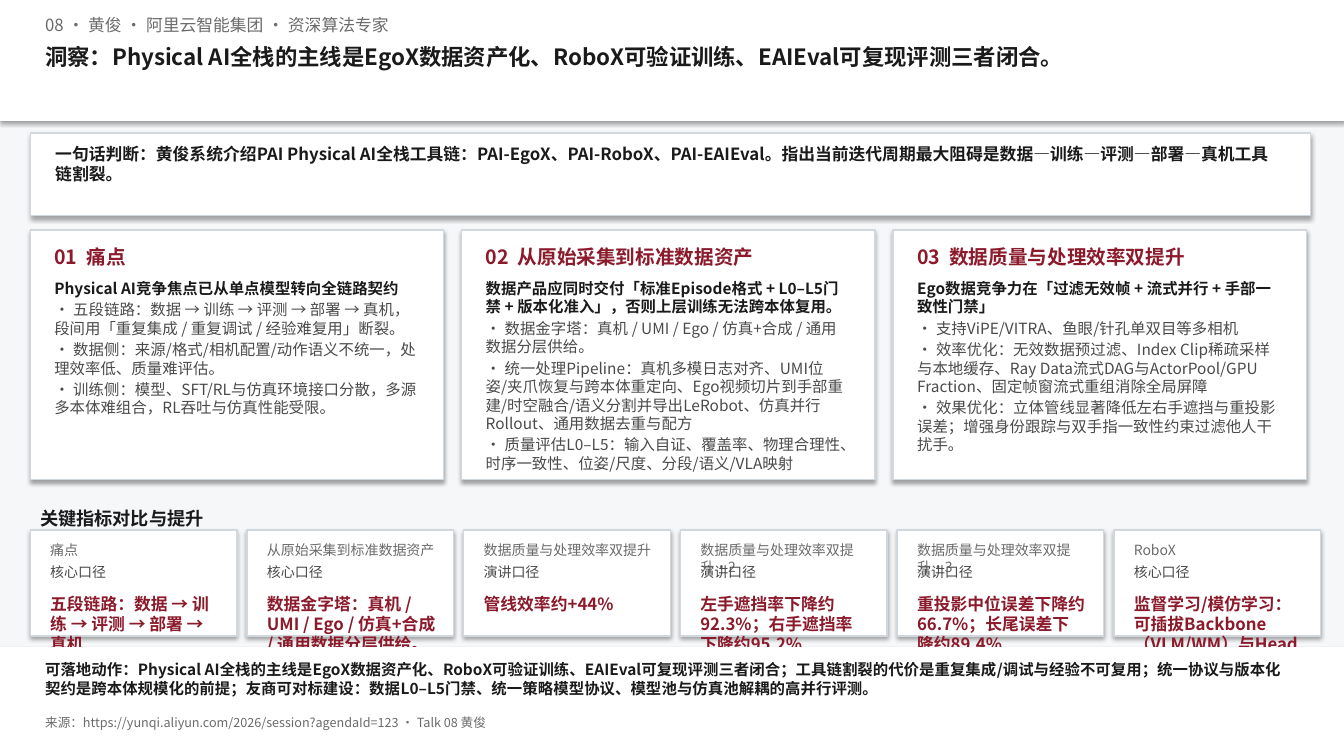
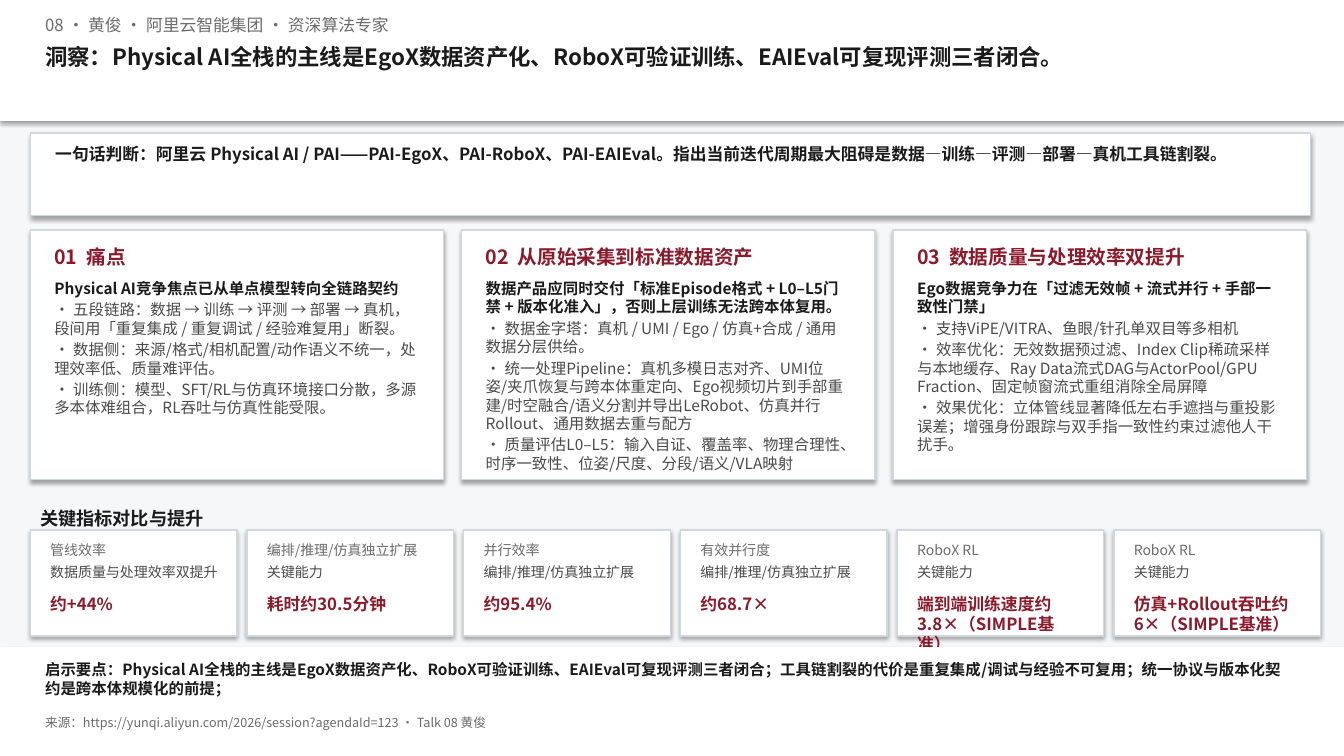
Before and after one commit to Annie-Summer/Kthena, a slide deck: slide 1 of yunqi-2026-pai-forum/docs/洞察一页-08-从数据到真机：PAI Physical AI全栈开发工具.pptx. Drawn at 1344x756 pixels with LibreOffice and Linux fonts; fonts in the diff are those of the drawing. Boxes give left, top, right and bottom in pixels: in the first picture for what was removed or moved away, otherwise in the second. Text is boxed around its words. In the diff, an @@ line names an element or a change of style, - is before the commit and + after.

```diff
--- a/yunqi-2026-pai-forum/docs/洞察一页-08-从数据到真机：PAI Physical AI全栈开发工具.pptx
+++ b/yunqi-2026-pai-forum/docs/洞察一页-08-从数据到真机：PAI Physical AI全栈开发工具.pptx
@@ text at bbox=[55, 145, 1227, 164]: text changed @@
-一句话判断：黄俊系统介绍PAI Physical AI全栈工具链：PAI-EgoX、PAI-RoboX、PAI-EAIEval。指出当前迭代周期最大阻碍是数据—训练—评测—部署—真机工具链割裂。
+一句话判断：阿里云 Physical AI / PAI——PAI-EgoX、PAI-RoboX、PAI-EAIEval。指出当前迭代周期最大阻碍是数据—训练—评测—部署—真机工具链割裂。
@@ text at bbox=[50, 543, 106, 556]: text changed @@
-痛点
+管线效率
@@ text at bbox=[50, 565, 218, 578]: text changed @@
-核心口径
+数据质量与处理效率双提升
@@ text at bbox=[267, 543, 417, 558]: text changed @@
-从原始采集到标准数据资产
+编排/推理/仿真独立扩展
@@ text at bbox=[267, 565, 323, 578]: text changed @@
-核心口径
+关键能力
@@ text at bbox=[484, 543, 540, 556]: text changed @@
-数据质量与处理效率双提升
+并行效率
@@ text at bbox=[484, 565, 634, 580]: text changed @@
-演讲口径
+编排/推理/仿真独立扩展
@@ text at bbox=[700, 543, 770, 556]: text changed @@
-数据质量与处理效率双提升·2
+有效并行度
@@ text at bbox=[700, 565, 850, 580]: text changed @@
-演讲口径
+编排/推理/仿真独立扩展
@@ text at bbox=[917, 544, 979, 555]: text changed @@
-数据质量与处理效率双提升·3
+RoboX RL
@@ text at bbox=[917, 565, 973, 578]: text changed @@
-演讲口径
+关键能力
@@ text at bbox=[1134, 544, 1196, 555]: text changed @@
-RoboX
+RoboX RL
@@ text at bbox=[1134, 565, 1190, 578]: text changed @@
-核心口径
+关键能力
@@ text at bbox=[50, 596, 113, 612]: text changed @@
-五段链路：数据 → 训练 → 评测 → 部署 → 真机
+约+44%
@@ text at bbox=[267, 595, 386, 612]: text changed @@
-数据金字塔：真机 / UMI / Ego / 仿真+合成 / 通用数据分层供给。
+耗时约30.5分钟
@@ text at bbox=[484, 596, 552, 612]: text changed @@
-管线效率约+44%
+约95.4%
@@ text at bbox=[700, 596, 769, 612]: text changed @@
-左手遮挡率下降约92.3%；右手遮挡率下降约95.2%
+约68.7×
@@ text at bbox=[917, 596, 1054, 632]: text changed @@
-重投影中位误差下降约66.7%；长尾误差下降约89.4%
+端到端训练速度约3.8×（SIMPLE基准）
@@ text at bbox=[1134, 595, 1289, 632]: text changed @@
-监督学习/模仿学习：可插拔Backbone（VLM/WM）与Head（自回归序列头、并行回归头、Diffusion动作专家）；CPT/SFT/多模混合/跨本体训练；统一Trainer对接DeepSpeed/FSDP/HSDP/Megatron。
+仿真+Rollout吞吐约6×（SIMPLE基准）
@@ text at bbox=[45, 662, 1280, 697]: text changed @@
-可落地动作：Physical AI全栈的主线是EgoX数据资产化、RoboX可验证训练、EAIEval可复现评测三者闭合；工具链割裂的代价是重复集成/调试与经验不可复用；统一协议与版本化契约是跨本体规模化的前提；友商可对标建设：数据L0–L5门禁、统一策略模型协议、模型池与仿真池解耦的高并行评测。
+启示要点：Physical AI全栈的主线是EgoX数据资产化、RoboX可验证训练、EAIEval可复现评测三者闭合；工具链割裂的代价是重复集成/调试与经验不可复用；统一协议与版本化契约是跨本体规模化的前提；
```
Also in this commit, not shown: 22 other files.
